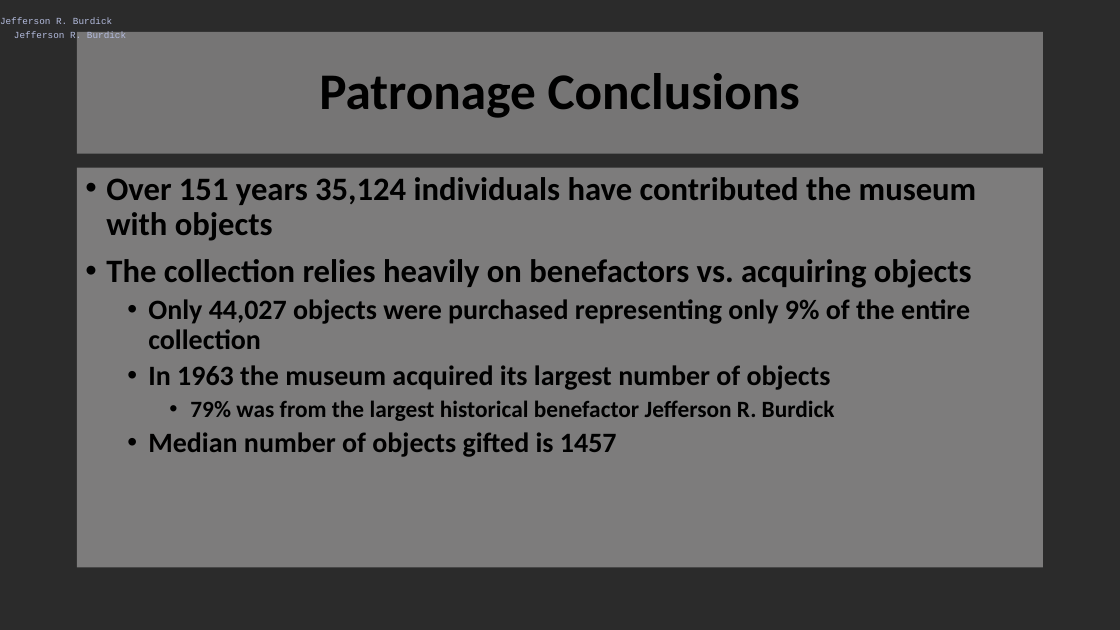
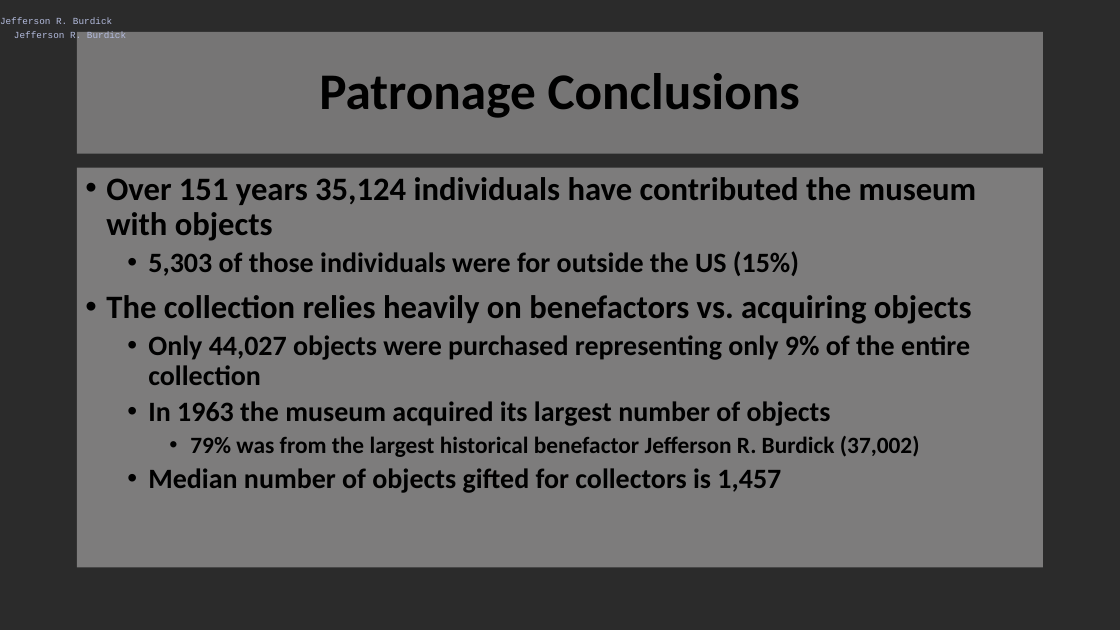
Before and after one commit to MtSopris/ProjectMet2, a slide deck: slide 14 of Analysis of th MET.pptx (slide 13 before the commit). Drawn at 1120x630 pixels with LibreOffice and Linux fonts; fonts in the diff are those of the drawing; background and template pictures are left out; a plain dark background stands for a picture behind light text. Boxes give left, top, right and bottom in pixels: in the first picture for what was removed or moved away, otherwise in the second. Text is boxed around its words. In the diff, an @@ line names an element or a change of style, - is before the commit and + after.

```diff
--- a/Analysis of th MET.pptx
+++ b/Analysis of th MET.pptx
@@ text at <box>148,251,799,276</box>: paragraph added @@
+  • 5,303 of those individuals were for outside the US (15%)
@@ text at <box>148,436,920,493</box>: text changed @@
-    • 79% was from the largest historical benefactor Jefferson R. Burdick
-  • Median number of objects gifted is 1457
+    • 79% was from the largest historical benefactor Jefferson R. Burdick (37,002)
+  • Median number of objects gifted for collectors is 1,457
```
Also in this commit, not shown: 5 other slides changed, 4 slides added, 4 other files.
